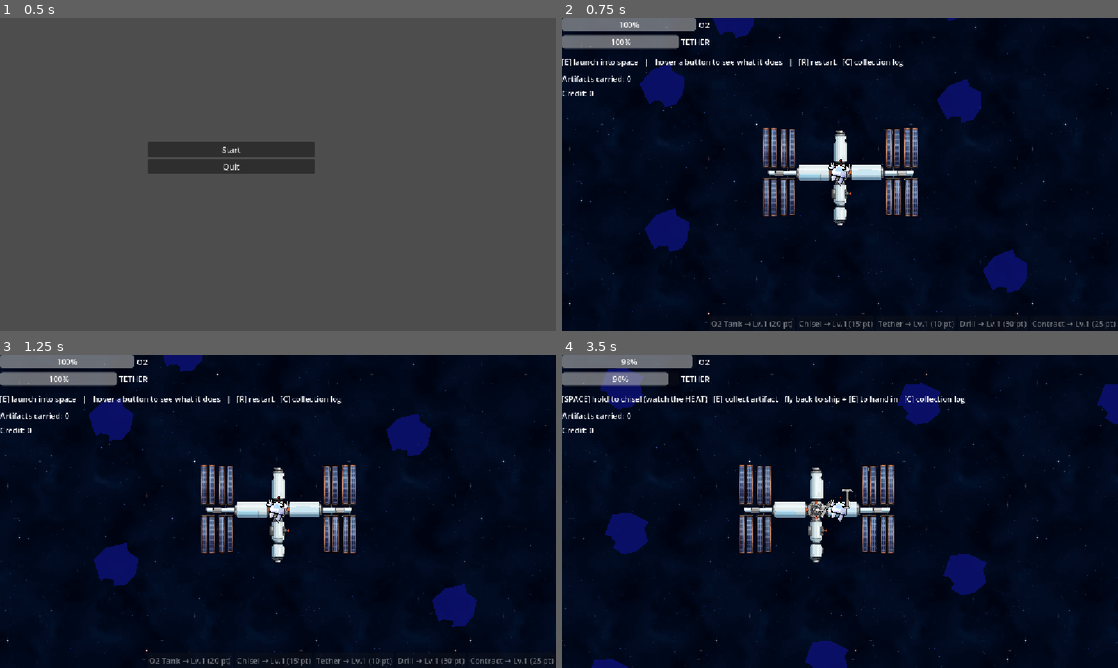
Above: before the commit, frames 1-4 (two rows, left to right).
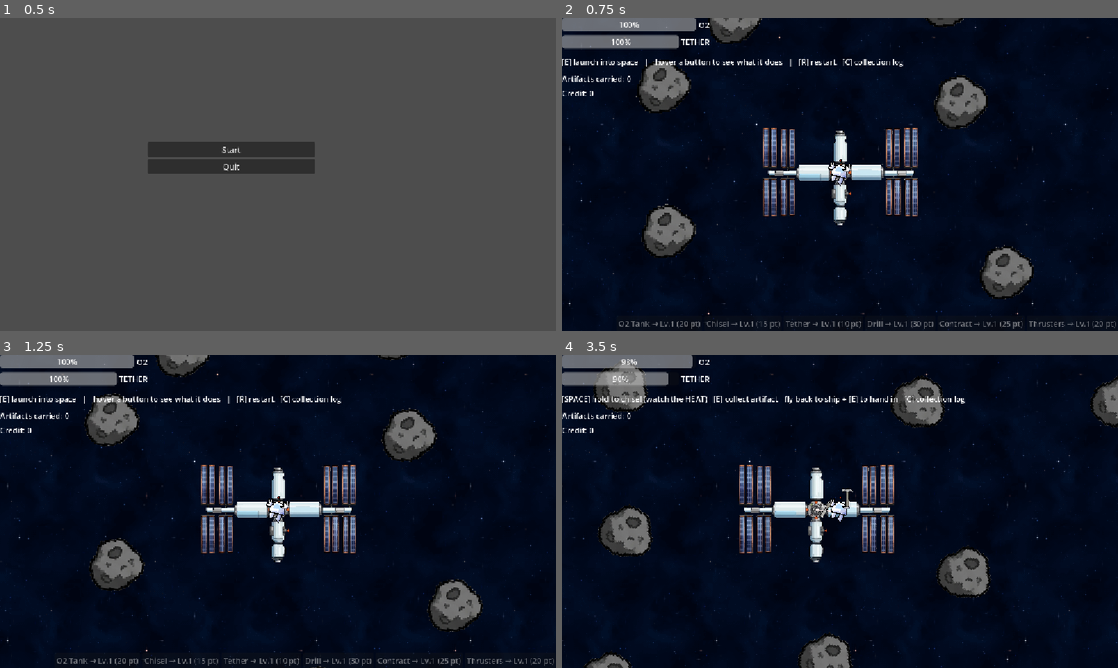
Above: after the commit, the same moments.

Repository: sirakit/Godot_Game_Jam_Project
Game: Godot game, scene res://Scenes/main_menu.tscn
The game is run twice, just before and just after one commit, with the same random seed, the same clock (stepped at 60 frames per second) and the same inputs.
Inputs (mouse positions are in pixels of both pictures, inside the frame that each line leads up to):
- Up to frame 1 (0.5 s): no input
- Up to frame 2 (0.75 s): click "Start" at 0.5 s
- Up to frame 3 (1.25 s): no input
- Up to frame 4 (3.5 s): tap Enter at 1.25 s; move the mouse to (673, 420) at 1.27 s; hold D (move_right) 1.28-2.03 s; hold Space (chisel) 1.28-2.03 s; move the mouse to (1017, 592) at 2.02 s; hold S (move_down) 2.03-2.78 s; tap Space (chisel) at 2.1 s; move the mouse to (962, 408) at 2.77 s; hold D (move_right) from 2.78 s (still down); hold Space (chisel) from 2.78 s (still down); tap E (interact) at 2.85 s

Frame 1 is identical in both runs. In frame 2, 6.0% of the frame differs, in the area x 10-100%, y 0-100%; in frame 3, 5.8%; in frame 4, 6.0%.

Commit message:
Thrusters FIX + Meteorite Sprite
-The Thrusters or speed upgrade was currently not properly added. It has been readded into the game.
-Meteorites now have sprites

Diff:
--- a/Scenes/meteorite.tscn
+++ b/Scenes/meteorite.tscn
@@ -1,6 +1,7 @@
 [gd_scene format=3 uid="uid://div5cflstw8r3"]
 
 [ext_resource type="Script" uid="uid://c031lodxelwq5" path="res://Scripts/meteorite.gd" id="1_7v1jx"]
+[ext_resource type="Texture2D" uid="uid://slhu6aovr25s" path="res://Assets/sprites/meteorites/meteorite_1.webp" id="2_yk4mi"]
 
 [sub_resource type="CircleShape2D" id="CircleShape2D_xepy2"]
 radius = 53.009434
@@ -13,6 +14,11 @@
 scale = Vector2(1.9361702, 1.9574468)
 color = Color(0.050980393, 0.06666667, 0.46666667, 0.8)
 polygon = PackedVector2Array(-11, -16, 9, -25, 12, -17, 25, -11, 25, 6, 18, 18, 5, 22, 4, 16, -6, 16, -10, 20, -15, 12, -22, -1)
+
+[node name="Sprite2D" type="Sprite2D" parent="RockShape" unique_id=176198367]
+position = Vector2(-6.197802, 4.0869575)
+scale = Vector2(0.20785452, 0.20559524)
+texture = ExtResource("2_yk4mi")
 
 [node name="Artifact" type="Polygon2D" parent="." unique_id=1367278947]
 position = Vector2(-20.76739, 8.843075)
--- a/Scenes/space.tscn
+++ b/Scenes/space.tscn
@@ -198,3 +198,7 @@
 [node name="BtnIncome" type="Button" parent="CanvasLayer2/UI/UpgradeButtons" unique_id=1716644634]
 layout_mode = 2
 text = "Contract"
+
+[node name="BtnSpeed" type="Button" parent="CanvasLayer2/UI/UpgradeButtons" unique_id=206472473]
+layout_mode = 2
+text = "Thrusters"
--- a/Scripts/Game.gd
+++ b/Scripts/Game.gd
@@ -9,6 +9,7 @@
 signal collection_changed()
 signal collection_completed()
 signal perfect_extraction()
+
 
 const ALL_ARTIFACT_NAMES := [
 	"Basalt Shard", "Iron Nodule", "Quartz Cluster",
@@ -35,8 +36,8 @@
 var carried_artifacts: Array = []
 var is_outside: bool = false
 
-var upgrade_levels := {"oxygen": 0, "chisel": 0, "tether": 0, "drill": 0, "income": 0}
-const UPGRADE_BASE_COST := {"oxygen": 20.0, "chisel": 15.0, "tether": 10.0, "drill": 30.0, "income": 25.0}
+var upgrade_levels := {"oxygen": 0, "chisel": 0, "tether": 0, "drill": 0, "income": 0, "speed": 0}
+const UPGRADE_BASE_COST := {"oxygen": 20.0, "chisel": 15.0, "tether": 10.0, "drill": 30.0, "income": 25.0, "speed": 20.0}
 const UPGRADE_COST_GROWTH := 1.5                # ราคาโต 50% ทุกเลเวล
 
 func get_upgrade_cost(id: String) -> int:
@@ -122,6 +123,10 @@
 	if _buy("income"):
 		income_multiplier += 0.25
 
+func upgrade_speed() -> void:
+	if _buy("speed"):
+		thrust_speed_bonus += 75.0
+
 func reset_all() -> void:                        # ปุ่ม restart
 	oxygen_max = 100.0
 	tether_length_max = 500.0
--- a/Scripts/UI.gd
+++ b/Scripts/UI.gd
@@ -18,6 +18,8 @@
 		"desc": "Drill strength +1. Rare (purple) meteorites need enough Drill or they mine 3x slower — upgrading Chisel does NOT help with this."},
 	"income": {"node": "BtnIncome", "label": "Contract",
 		"desc": "Income multiplier +25%. Applies to every artifact's value when you dock and hand it in."},
+	"speed":  {"node": "BtnSpeed",  "label": "Thrusters",
+		"desc": "Movement speed +75. Lets you reach distant meteorites faster and save oxygen."},
 }
 
 func _ready() -> void:
@@ -34,6 +36,7 @@
 	upgrade_buttons.get_node("BtnTether").pressed.connect(Game.upgrade_tether)
 	upgrade_buttons.get_node("BtnDrill").pressed.connect(Game.upgrade_drill)
 	upgrade_buttons.get_node("BtnIncome").pressed.connect(Game.upgrade_income)
+	upgrade_buttons.get_node("BtnSpeed").pressed.connect(Game.upgrade_speed)
 
 	for btn in upgrade_buttons.get_children():
 		if btn is Button:
